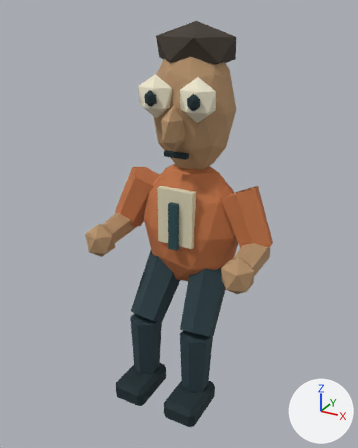
A saved change to the Blender file public/models/analyst.blend.
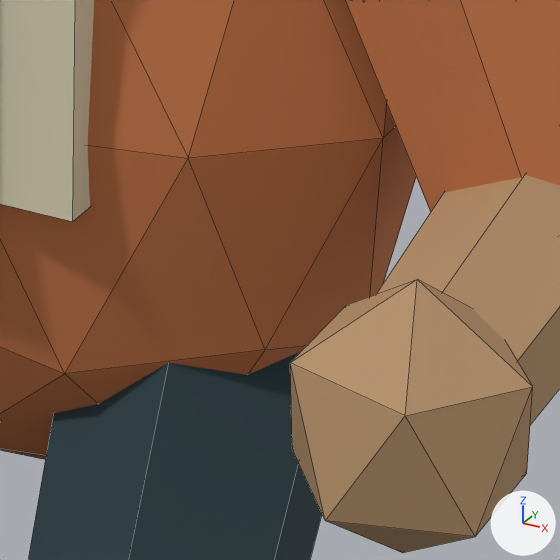
Each version appears first whole from a 50 mm camera at (1.143, -2.224, 2.092) aimed at (-0.008, -0.13, 1.045), and next in a close-up on the part from 51% to 72% of the width and 49% to 66% of the height. The lights are fixed; the arrows at lower right show +X, +Y and +Z. The first two pictures are the older version. The close-ups show mesh edges as thin lines.

Objects in the first close-up: 'Analyst'.
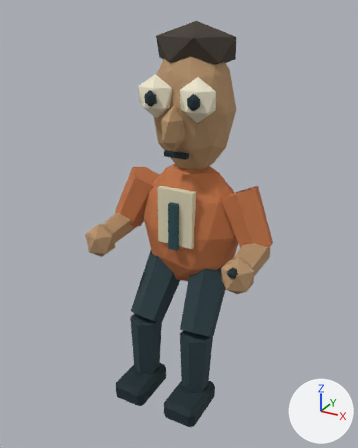
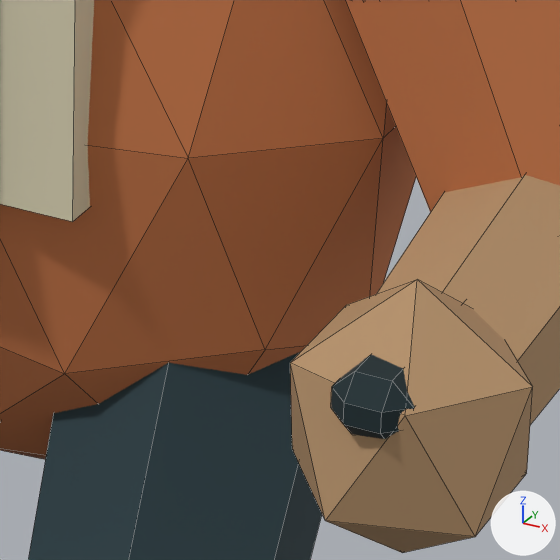
The change, as a list of edits to the scene's bpy script:
```text
Change me_icosphere:
    used by ob_analyst; location = (0.0, 0.0, 1.0)
    remove me_icosphere.from_pydata(...)  # 348 vertices, 454 faces; spans x -0.48..0.48, y -0.46..0.19, z -0.98..1.03
    add me_icosphere.from_pydata(...)  # 372 vertices, 480 faces; spans x -0.48..0.48, y -0.46..0.19, z -0.98..1.03
    me_icosphere part 1: the loose piece of 24 vertices spanning x 0.06..0.25, y -0.46..-0.16, z -0.98..-0.86 is copied, and the copy is scaled about its middle by (0.232, 0.526, 0.31), then moved by (0.24, 0.01, 0.89); it spans x 0.37..0.43, y -0.38..-0.22, z -0.05..-0.01
```

Changed parts and their boxes (x1, y1, x2, y2) in the close-ups (560 x 560 px):
part 1 of me_icosphere, added: after (331, 354, 415, 439)
